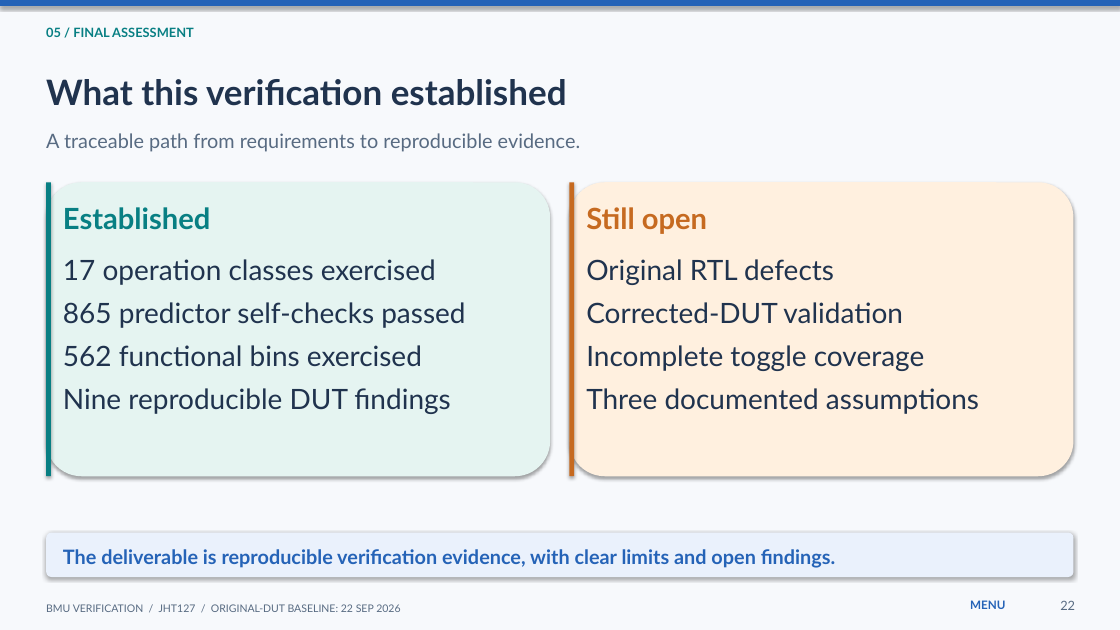
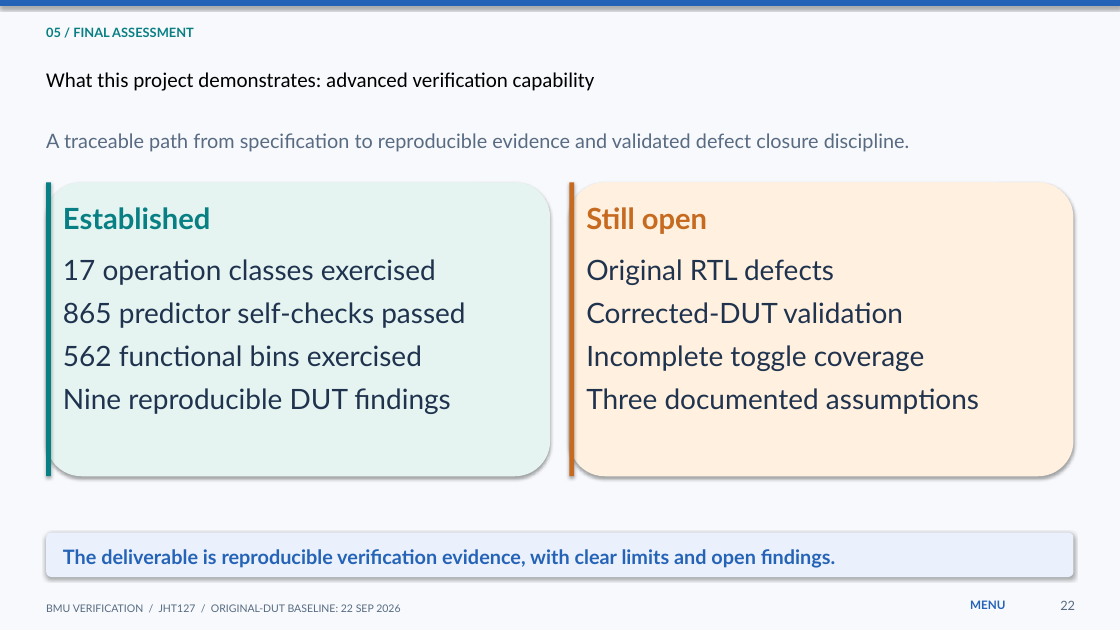
Before and after one commit to JHT127/riscv-bmu-verification, a slide deck: slide 22 of docs/09_presentation/Presentation_BMU_Verification.pptx. Drawn at 1120x630 pixels with LibreOffice and Linux fonts; fonts in the diff are those of the drawing. Boxes give left, top, right and bottom in pixels: in the first picture for what was removed or moved away, otherwise in the second. Text is boxed around its words. In the diff, an @@ line names an element or a change of style, - is before the commit and + after.

```diff
--- a/docs/09_presentation/Presentation_BMU_Verification.pptx
+++ b/docs/09_presentation/Presentation_BMU_Verification.pptx
@@ text at bbox=[46, 72, 595, 91]: text changed; size 30 to 18 pt; font Lato to Calibri; text colour #20334E to #000000; bold off @@
-What this verification established
+What this project demonstrates: advanced verification capability
@@ text at bbox=[46, 133, 910, 152]: text changed @@
-A traceable path from requirements to reproducible evidence.
+A traceable path from specification to reproducible evidence and validated defect closure discipline.
```
Also in this commit, not shown: 12 other slides changed.
